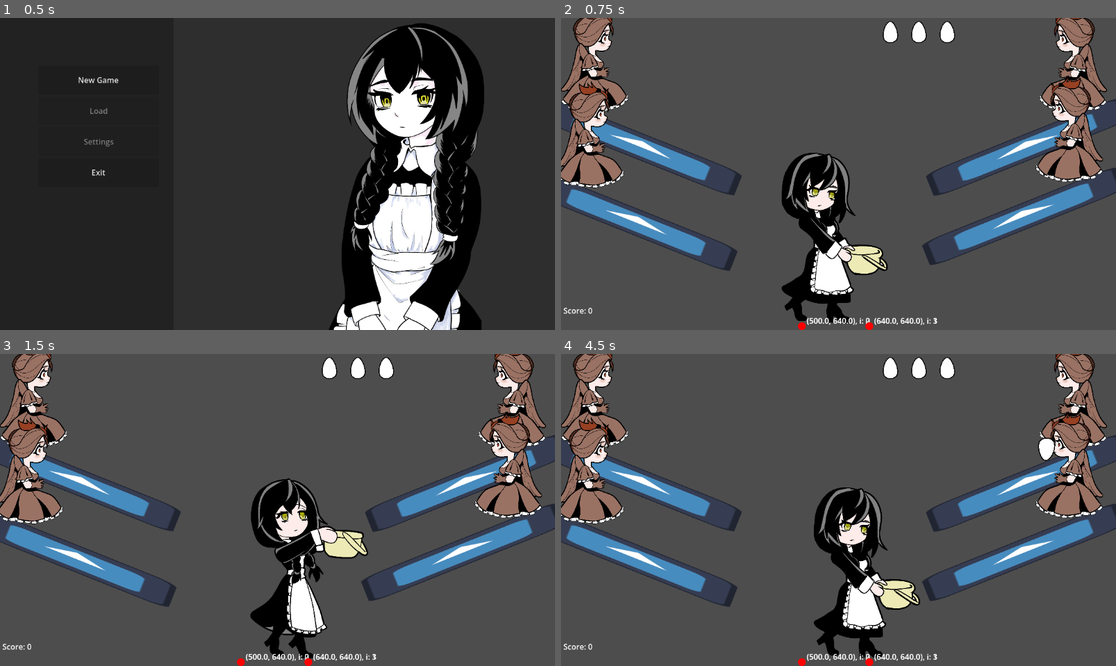
Above: before the commit, frames 1-4 (two rows, left to right).
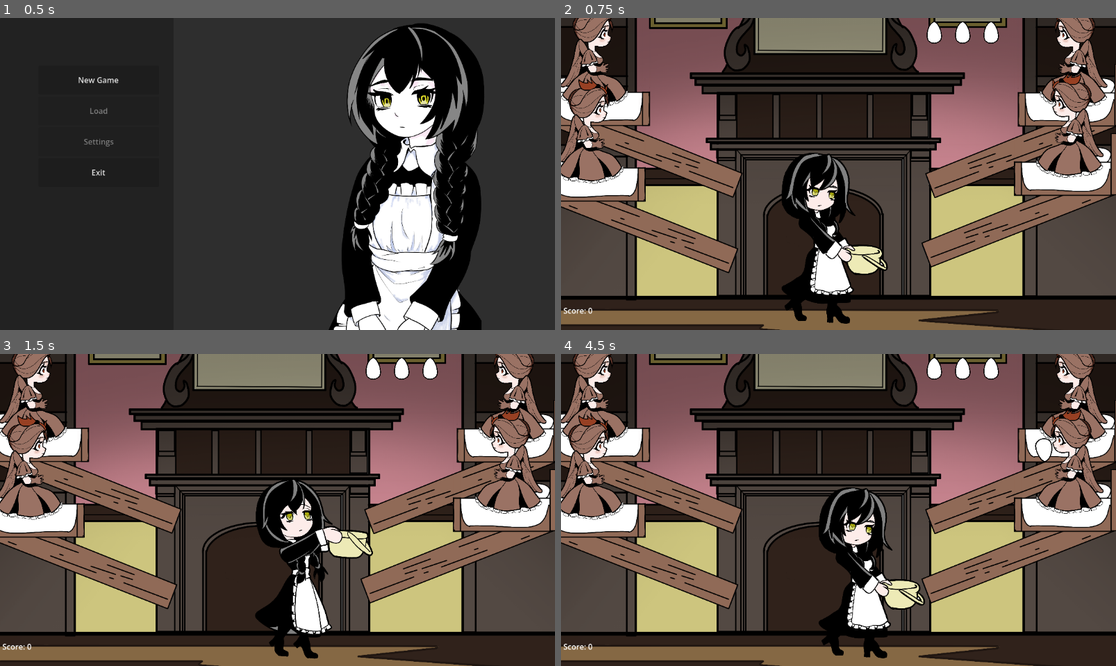
Above: after the commit, the same moments.

Repository: tenglor/alt-arcade
Game: Godot game, scene res://ui/main_menu/main_menu.tscn
Two runs of this game, one before a commit and one after it. Both use one fixed random seed, a clock stepped at 60 frames per second and the inputs below. The engine's default icon, where the game draws it, is replaced by a stand-in: a white triangle on a blue panel in a dark square.
Inputs (mouse positions are in pixels of both pictures, inside the frame that each line leads up to):
- Up to frame 1 (0.5 s): no input
- Up to frame 2 (0.75 s): click "New Game" at 0.5 s
- Up to frame 3 (1.5 s): tap Enter at 1.25 s; move the mouse to (399, 494) at 1.27 s; click (399, 494) at 1.42 s
- Up to frame 4 (4.5 s): tap Space at 2, 3.5 s; move the mouse to (727, 525) at 2.02 s; click (727, 525) at 2.17 s; tap Enter at 2.75 s; move the mouse to (894, 441) at 2.77 s; click (894, 441) at 2.92 s; move the mouse to (810, 572) at 3.52 s; click (810, 572) at 3.67 s; move the mouse to (1005, 556) at 4.27 s; click (1005, 556) at 4.42 s

Frame 1 is identical in both runs. In frame 2, 75% of the frame differs, in the area x 0-100%, y 0-100%; in frame 3, 78%; in frame 4, 78%.

Commit message:
first minimal working version

Diff:
--- a/core/move_object.gd
+++ b/core/move_object.gd
@@ -2,11 +2,12 @@
 extends Node2D
 
 @export var object: Node2D
-@export var points: PackedVector2Array = [Vector2.ZERO, Vector2.ZERO, Vector2.ZERO, Vector2.ZERO]:
+@export var points: PackedVector2Array = [Vector2(500, 640), Vector2(650, 640), Vector2(500, 640), Vector2(650, 640)]:
 	set(value):
 		points = value
 		queue_redraw()  # Автоматическая перерисовка
 
+#(540, 640), (650, 640), (500, 640), (650. 640)
 # Called when the node enters the scene tree for the first time.
 func _ready() -> void:
 	var detector = get_node("Input")
@@ -22,9 +23,9 @@
 	queue_redraw()
 
 func _draw():
-	pass
-	for i in range(points.size()):
-		var p = points[i]
-		draw_circle(p, 8, Color.RED)     # Отрисовка каждой точки
-		var text_str = str(p) + ", i: " + str(i)
-		draw_string(ThemeDB.fallback_font, p + Vector2(10, -5), text_str, HORIZONTAL_ALIGNMENT_LEFT, -1, 16, Color.WHITE) # Подпись координат
+	return
+	# for i in range(points.size()):
+	# 	var p = points[i]
+	# 	draw_circle(p, 8, Color.RED)     # Отрисовка каждой точки
+	# 	var text_str = str(p) + ", i: " + str(i)
+	# 	draw_string(ThemeDB.fallback_font, p + Vector2(10, -5), text_str, HORIZONTAL_ALIGNMENT_LEFT, -1, 16, Color.WHITE) # Подпись координат
--- a/objects/chicken_roost/chicken_roost.gd
+++ b/objects/chicken_roost/chicken_roost.gd
@@ -25,8 +25,6 @@
 	get_parent().add_child(egg)
 	# Устанавливаем его позицию
 	egg.position = pos
-	egg.apply_central_impulse(Vector2(10, 0))
-	egg.apply_torque_impulse(500.0)
 	# egg.scale = Vector2.ONE
 	# egg.global_scale = Vector2.ONE
 	# egg.call_deferred("set_transform", Transform2D.IDENTITY)
@@ -34,6 +32,9 @@
 	# egg.call_deferred("set_scale", Vector2.ONE)
 	# Добавляем в дерево сцены как дочерний узел
 	return egg
+
+func get_roost_rotation() -> float:
+	return $StaticBody2D.rotation_degrees
 
 func _on_area_entered(body) -> void:
 	if body.is_in_group("player"):
--- a/objects/chicken_roost/chicken_roost.tscn
+++ b/objects/chicken_roost/chicken_roost.tscn
@@ -3,6 +3,8 @@
 [ext_resource type="Texture2D" uid="uid://butelshr38spv" path="res://icon.svg" id="1_qu0mo"]
 [ext_resource type="Script" uid="uid://b1rgi3u3by0ta" path="res://objects/chicken_roost/chicken_roost.gd" id="1_y45th"]
 [ext_resource type="PackedScene" uid="uid://dq85a8obr2t27" path="res://actors/chicken/chicken.tscn" id="2_y45th"]
+[ext_resource type="Texture2D" uid="uid://erirrpbahj4n" path="res://objects/chicken_roost/roost1.png" id="3_px8yi"]
+[ext_resource type="Texture2D" uid="uid://ba4vk6iyjhgpy" path="res://objects/chicken_roost/roost2.png" id="5_c7hs3"]
 
 [sub_resource type="RectangleShape2D" id="RectangleShape2D_ef1i7"]
 size = Vector2(128, 128)
@@ -24,8 +26,19 @@
 [node name="CollisionShape2D" type="CollisionShape2D" parent="StaticBody2D" unique_id=1130313723]
 shape = SubResource("RectangleShape2D_ef1i7")
 
+[node name="bed" type="Sprite2D" parent="." unique_id=997233890]
+position = Vector2(117.00001, -41.499992)
+scale = Vector2(0.43195787, 0.43523815)
+texture = ExtResource("3_px8yi")
+
 [node name="Chicken" parent="." unique_id=942798572 instance=ExtResource("2_y45th")]
-position = Vector2(0, 1)
+position = Vector2(-1, -8)
+
+[node name="Sprite2D" type="Sprite2D" parent="." unique_id=442633022]
+visible = false
+position = Vector2(117.00001, -56.999985)
+scale = Vector2(0.43195787, 0.46476194)
+texture = ExtResource("5_c7hs3")
 
 [node name="DetectArea" type="Area2D" parent="." unique_id=419806731]
 position = Vector2(3, -11)
--- a/project.godot
+++ b/project.godot
@@ -18,6 +18,7 @@
 [autoload]
 
 Global="*uid://hlvr3vf0q2np"
+DifficultyManager="*uid://bh6e0o6smxngk"
 
 [dotnet]
 
--- a/scenes/scene.gd
+++ b/scenes/scene.gd
@@ -5,6 +5,7 @@
 
 # Called when the node enters the scene tree for the first time.
 func _ready() -> void:
+	DifficultyManager.init()
 	pass # Replace with function body.
 
 func _input(event: InputEvent) -> void:
--- a/scenes/test.tscn
+++ /dev/null
@@ -1,65 +0,0 @@
-[gd_scene format=3 uid="uid://cbu8mx0vikr0"]
-
-[ext_resource type="Script" uid="uid://cvp62wnsab0rf" path="res://scenes/scene.gd" id="1_at5dv"]
-[ext_resource type="PackedScene" uid="uid://t0c05bt1vvyc" path="res://actors/player/player.tscn" id="2_bl13t"]
-[ext_resource type="Script" uid="uid://du4y6h7xfqd4n" path="res://core/move_object.gd" id="2_iyx0m"]
-[ext_resource type="Script" uid="uid://b0mn4fhhvmr7r" path="res://scrips/egg_generator.gd" id="2_lpvoh"]
-[ext_resource type="PackedScene" uid="uid://bhys1fcyputuk" path="res://core/input/Input.tscn" id="3_iyx0m"]
-[ext_resource type="PackedScene" uid="uid://dth0wkql67bja" path="res://objects/chicken_roost/chicken_roost.tscn" id="7_at5dv"]
-[ext_resource type="PackedScene" uid="uid://bvjfderfpdtx1" path="res://ui/game_menu/game_menu.tscn" id="7_jcd4p"]
-[ext_resource type="PackedScene" uid="uid://bqkeh3b8bismv" path="res://ui/hud/hud.tscn" id="8_jcd4p"]
-
-[sub_resource type="RectangleShape2D" id="RectangleShape2D_i60o8"]
-size = Vector2(1153, 20)
-
-[node name="Test" type="Node2D" unique_id=471152253]
-script = ExtResource("1_at5dv")
-
-[node name="Player" parent="." unique_id=766519368 instance=ExtResource("2_bl13t")]
-position = Vector2(573, 643)
-scale = Vector2(1.78, 1.78)
-
-[node name="HUD" parent="." unique_id=1193212197 instance=ExtResource("8_jcd4p")]
-
-[node name="EggGenerator" type="Node2D" parent="." unique_id=478956919 node_paths=PackedStringArray("chicken_roosts")]
-position = Vector2(990.99994, 368.00003)
-rotation = -0.34233928
-scale = Vector2(3.41, 0.425)
-script = ExtResource("2_lpvoh")
-chicken_roosts = [NodePath("../ChickenRoost0"), NodePath("../ChickenRoost1"), NodePath("../ChickenRoost2"), NodePath("../ChickenRoost3")]
-
-[node name="MovePlayer" type="Node2D" parent="." unique_id=2060950705 node_paths=PackedStringArray("object")]
-script = ExtResource("2_iyx0m")
-object = NodePath("../Player")
-points = PackedVector2Array(500, 640, 640, 640, 500, 640, 640, 640)
-
-[node name="Input" parent="MovePlayer" unique_id=2142687075 instance=ExtResource("3_iyx0m")]
-
-[node name="StaticBody2D" type="StaticBody2D" parent="." unique_id=1331016368 groups=["floor"]]
-position = Vector2(611, 666)
-collision_mask = 4
-
-[node name="CollisionShape2D" type="CollisionShape2D" parent="StaticBody2D" unique_id=1419838689]
-position = Vector2(-40, -15)
-shape = SubResource("RectangleShape2D_i60o8")
-
-[node name="ChickenRoost0" parent="." unique_id=1178654223 instance=ExtResource("7_at5dv")]
-position = Vector2(65, 193)
-
-[node name="ChickenRoost1" parent="." unique_id=2089098102 instance=ExtResource("7_at5dv")]
-position = Vector2(1068, 194)
-scale = Vector2(-1, 1)
-
-[node name="ChickenRoost2" parent="." unique_id=1537603867 instance=ExtResource("7_at5dv")]
-position = Vector2(56, 350)
-
-[node name="ChickenRoost3" parent="." unique_id=310547418 instance=ExtResource("7_at5dv")]
-position = Vector2(1060, 338)
-scale = Vector2(-1, 1)
-
-[node name="GameMenu" parent="." unique_id=261793984 instance=ExtResource("7_jcd4p")]
-visible = false
-offset_left = 259.0
-offset_top = 67.0
-offset_right = 259.0
-offset_bottom = 67.0
--- /dev/null
+++ b/scenes/test/test.tscn
@@ -0,0 +1,70 @@
+[gd_scene format=3 uid="uid://cbu8mx0vikr0"]
+
+[ext_resource type="Script" uid="uid://cvp62wnsab0rf" path="res://scenes/scene.gd" id="1_5unt0"]
+[ext_resource type="Texture2D" uid="uid://brvjaah0ae7fh" path="res://scenes/test/background.png" id="2_saoeg"]
+[ext_resource type="PackedScene" uid="uid://t0c05bt1vvyc" path="res://actors/player/player.tscn" id="3_we7ej"]
+[ext_resource type="PackedScene" uid="uid://bqkeh3b8bismv" path="res://ui/hud/hud.tscn" id="4_xi5sv"]
+[ext_resource type="Script" uid="uid://b0mn4fhhvmr7r" path="res://scrips/egg_generator.gd" id="5_2dgve"]
+[ext_resource type="Script" uid="uid://du4y6h7xfqd4n" path="res://core/move_object.gd" id="6_x4ubh"]
+[ext_resource type="PackedScene" uid="uid://bhys1fcyputuk" path="res://core/input/Input.tscn" id="7_xm0ii"]
+[ext_resource type="PackedScene" uid="uid://dth0wkql67bja" path="res://objects/chicken_roost/chicken_roost.tscn" id="8_bg4ew"]
+[ext_resource type="PackedScene" uid="uid://bvjfderfpdtx1" path="res://ui/game_menu/game_menu.tscn" id="9_vq3si"]
+
+[sub_resource type="RectangleShape2D" id="RectangleShape2D_i60o8"]
+size = Vector2(1153, 37)
+
+[node name="Test" type="Node2D" unique_id=471152253]
+script = ExtResource("1_5unt0")
+
+[node name="Background" type="Sprite2D" parent="." unique_id=922220610]
+position = Vector2(577.49994, 252.18753)
+scale = Vector2(0.39910156, 0.40332273)
+texture = ExtResource("2_saoeg")
+
+[node name="Player" parent="." unique_id=766519368 instance=ExtResource("3_we7ej")]
+position = Vector2(573, 643)
+scale = Vector2(1.78, 1.78)
+
+[node name="HUD" parent="." unique_id=1193212197 instance=ExtResource("4_xi5sv")]
+
+[node name="EggGenerator" type="Node2D" parent="." unique_id=478956919 node_paths=PackedStringArray("chicken_roosts")]
+position = Vector2(990.99994, 368.00003)
+rotation = -0.34233928
+scale = Vector2(3.41, 0.425)
+script = ExtResource("5_2dgve")
+chicken_roosts = [NodePath("../ChickenRoost0"), NodePath("../ChickenRoost1"), NodePath("../ChickenRoost2"), NodePath("../ChickenRoost3")]
+
+[node name="MovePlayer" type="Node2D" parent="." unique_id=2060950705 node_paths=PackedStringArray("object")]
+script = ExtResource("6_x4ubh")
+object = NodePath("../Player")
+
+[node name="Input" parent="MovePlayer" unique_id=2142687075 instance=ExtResource("7_xm0ii")]
+
+[node name="StaticBody2D" type="StaticBody2D" parent="." unique_id=1331016368 groups=["floor"]]
+position = Vector2(611, 666)
+collision_mask = 4
+
+[node name="CollisionShape2D" type="CollisionShape2D" parent="StaticBody2D" unique_id=1419838689]
+position = Vector2(-40, -23.5)
+shape = SubResource("RectangleShape2D_i60o8")
+
+[node name="ChickenRoost0" parent="." unique_id=1178654223 instance=ExtResource("8_bg4ew")]
+position = Vector2(65, 193)
+
+[node name="ChickenRoost1" parent="." unique_id=2089098102 instance=ExtResource("8_bg4ew")]
+position = Vector2(1068, 194)
+scale = Vector2(-1, 1)
+
+[node name="ChickenRoost2" parent="." unique_id=1537603867 instance=ExtResource("8_bg4ew")]
+position = Vector2(56, 350)
+
+[node name="ChickenRoost3" parent="." unique_id=310547418 instance=ExtResource("8_bg4ew")]
+position = Vector2(1060, 338)
+scale = Vector2(-1, 1)
+
+[node name="GameMenu" parent="." unique_id=261793984 instance=ExtResource("9_vq3si")]
+visible = false
+offset_left = 259.0
+offset_top = 67.0
+offset_right = 259.0
+offset_bottom = 67.0
--- /dev/null
+++ b/scrips/DifficultyManager.gd
@@ -0,0 +1,35 @@
+extends Node
+
+var score = 0
+var timeout: float = 3.0
+var start_impulse: Vector2 = Vector2.ZERO
+var score_control_points = [5, 10, 20, 30, 50, 100]
+var start_impulses = [
+	Vector2.ZERO,
+	Vector2(100, 0),
+	Vector2(200, 0),
+	Vector2(400, 0),
+	Vector2(800, 0)]
+var index = 0
+
+func add_score(points: int):
+	score += points
+	if score in score_control_points:
+		index+=1
+	if index < start_impulses.size():
+		start_impulse = start_impulses[index]
+
+func init():
+	index = 0
+	score = 0
+	timeout = 3.0
+	start_impulse = Vector2.ZERO
+
+func get_score():
+	return score
+
+func get_egg_spawn_time() -> float:
+	return timeout
+
+func get_egg_start_impulse() -> Vector2:
+	return start_impulse
--- a/scrips/Global.gd
+++ b/scrips/Global.gd
@@ -1,5 +1,6 @@
 extends Node
 
+var test_scene = "res://scenes/test/test.tscn"
 func load_scene(target_scene) -> void:
 	# var target_scene = "res://scenes/test.tscn"
 	var old_room = get_tree().current_scene
--- a/scrips/egg_generator.gd
+++ b/scrips/egg_generator.gd
@@ -20,11 +20,23 @@
 	var egg = chicken.spawn_egg(chicken.position)
 	egg.crashed.connect(_on_egg_crashed)
 	egg.caught.connect(_on_egg_caught)
+	var roost_rotation = chicken.get_roost_rotation()
+	print("roost_rotation: " + str(roost_rotation))
+	if chicken.scale.x >= 0:
+		var impulse = DifficultyManager.get_egg_start_impulse().rotated(deg_to_rad(roost_rotation))
+		print(">: impulse: " + str(impulse))
+		egg.apply_central_impulse(Vector2.RIGHT * impulse)
+		# egg.apply_torque_impulse(500.0)
+	else:
+		var impulse = DifficultyManager.get_egg_start_impulse().rotated(deg_to_rad(roost_rotation))
+		print("<: impulse: " + str(impulse))
+		egg.apply_central_impulse(Vector2.LEFT * impulse)
+		# egg.apply_torque_impulse(-500.0)
 	is_timeout = false
 
 func _on_egg_caught() -> void:
-	score+=1
-	hud.set_score(score)
+	DifficultyManager.add_score(1)
+	hud.set_score(DifficultyManager.get_score())
 
 func _on_egg_crashed() -> void:
 	hud.crush_egg(hp_counter)
@@ -42,8 +54,8 @@
 	var timer = Timer.new()
 	# Добавляем его в сцену
 	add_child(timer)
-	# Устанавливаем интервал в 10 секунд
-	timer.wait_time = 3.0
+
+	timer.wait_time = DifficultyManager.get_egg_spawn_time()
 	timer.one_shot = true
 	# Автоматически запускаем при входе в дерево сцены
 	timer.start()
--- a/ui/hud/hud.gd
+++ b/ui/hud/hud.gd
@@ -17,6 +17,9 @@
 	if i < max_hp:
 		var texture_rect = get_node("HPContainer/TextureRect" + str(i))
 		texture_rect.texture = broken_egg
+	if i == max_hp - 1:
+		Global.load_scene("res://ui/main_menu/main_menu.tscn")
+
 
 
 
--- a/ui/hud/hud.tscn
+++ b/ui/hud/hud.tscn
@@ -14,10 +14,10 @@
 text = "Score: 0"
 
 [node name="HPContainer" type="HBoxContainer" parent="." unique_id=346269476]
-offset_left = 656.0
-offset_top = 1.0
-offset_right = 1110.0
-offset_bottom = 56.0
+offset_left = 747.0
+offset_top = 2.0
+offset_right = 1201.0
+offset_bottom = 57.0
 
 [node name="TextureRect0" type="TextureRect" parent="HPContainer" unique_id=559572103]
 layout_mode = 2
--- a/ui/main_menu/main_menu.gd
+++ b/ui/main_menu/main_menu.gd
@@ -7,7 +7,7 @@
 
 
 func _on_new_game_button_pressed() -> void:
-	Global.load_scene("res://scenes/test.tscn")
+	Global.load_scene(Global.test_scene)
 	# var target_scene = "res://scenes/test.tscn"
 	# var old_room = get_tree().current_scene
 
Not shown, added: export_presets.cfg
Binary file added: objects/chicken_roost/roost1.png
Not shown, added: objects/chicken_roost/roost1.png.import
Binary file added: objects/chicken_roost/roost2.png
Not shown, added: objects/chicken_roost/roost2.png.import
Binary file added: scenes/test/background.png
Not shown, added: scenes/test/background.png.import
Not shown, added: scrips/DifficultyManager.gd.uid
